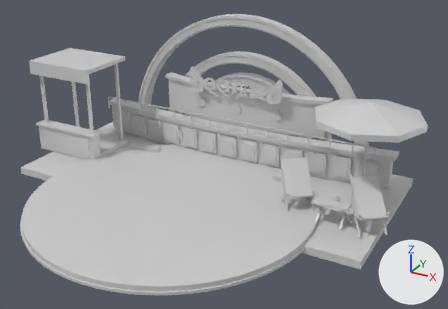
One commit to the glTF model models/white.glb: the scene before it, then after it.
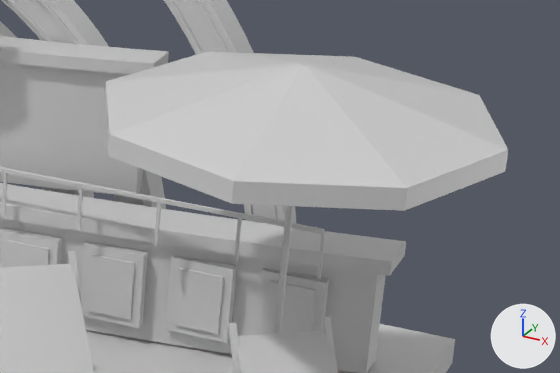
The first picture shows the older version from a camera (50 mm lens) standing at (11.81, -19.21, 11.21) and looking at (1.7, -0.83, 2.02). The close-ups show the older and then the newer version on the part from 64% to 99% of the width and 27% to 61% of the height of that picture. Only the edits that show in the close-ups are written down. Arrows for +X, +Y and +Z are at lower right; the lights stay in place. Where no turn or scale is listed for an object, it has been applied to the vertices. Vertices at exactly the same position are counted once.

The first close-up shows 'A00 vertical arch solid', 'A01 vertical arch solid', 'P03 finite rear apron', 'U02 canopy segment 0', 'U02 canopy segment 4', 'U02 canopy segment 5', 'U02 canopy segment 6', 'U02 canopy segment 7', 'W01 upper curved shell', 'W03 upper coping', 'W04 lower facade', 'W05 lower coping' and 50 more.
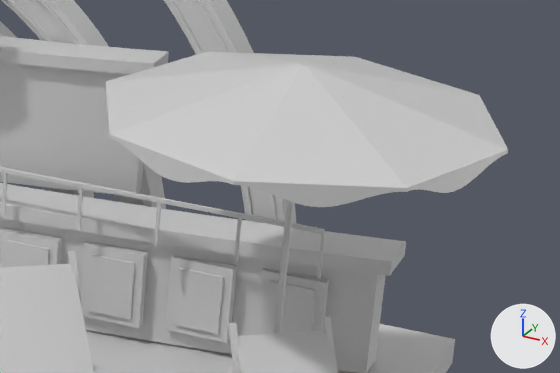
The edits, one by one:
me_canopy_005 is used by ob_u02_canopy_segment_5; location (0.0, 0.0, 0.6).
me_canopy_005 had 10 vertices, 16 faces and spanned x 4.99..6.41, y -0.85..1.15, z 2.91..3.65.
me_canopy_005 now has 102 vertices, 200 faces and spans x 4.99..6.41, y -0.85..1.15, z 2.91..3.65.
me_canopy_005 part 1: 2 vertices moved from x 4.99, y -0.26..-0.25, z 2.91 to x 4.99, y -0.26..-0.25, z 3.1; 2 vertices removed from x 6.4..6.41, y -0.85..-0.83, z 2.91; 94 vertices added at x 5.04..6.41, y -0.85..-0.27, z 2.91..3.13.
me_canopy_006 is used by ob_u02_canopy_segment_6; location (0.0, 0.0, 0.6).
me_canopy_006 had 10 vertices, 16 faces and spanned x 6.39..7.81, y -0.85..1.15, z 2.91..3.65.
me_canopy_006 now has 102 vertices, 200 faces and spans x 6.39..7.81, y -0.85..1.15, z 2.91..3.65.
me_canopy_006 part 2: 2 vertices moved from x 6.39..6.4, y -0.85..-0.83, z 2.91 to x 6.39..6.4, y -0.85..-0.83, z 3.1; 2 vertices removed from x 7.81, y -0.26..-0.25, z 2.91; 94 vertices added at x 6.45..7.81, y -0.83..-0.25, z 2.91..3.13.
me_canopy_007 is used by ob_u02_canopy_segment_7; location (0.0, 0.0, 0.6).
me_canopy_007 had 10 vertices, 16 faces and spanned x 6.4..8.4, y -0.26..1.16, z 2.91..3.65.
me_canopy_007 now has 102 vertices, 200 faces and spans x 6.4..8.4, y -0.26..1.16, z 2.91..3.65.
me_canopy_007 part 3: 2 vertices moved from x 7.8..7.81, y -0.26, z 2.91 to x 7.8..7.81, y -0.26, z 3.1; 2 vertices removed from x 8.38..8.4, y 1.15..1.16, z 2.91; 94 vertices added at x 7.82..8.4, y -0.21..1.16, z 2.91..3.13.

What differs and where, as boxes [x1, y1, x2, y2] in the close-ups (560 x 373 px):
'U02 canopy segment 6', reshaped
    before: [232, 66, 407, 211]
    after: [233, 66, 407, 207]
'U02 canopy segment 5', reshaped (14% shorter)
    before: [108, 65, 303, 204]
    after: [109, 65, 303, 184]
'U02 canopy segment 7', reshaped (12% shorter)
    before: [306, 65, 508, 211]
    after: [306, 65, 508, 193]
part 1 of me_canopy_005, cut back
    before: [108, 138, 234, 204]
    after: [111, 138, 234, 184]
part 2 of me_canopy_006, cut back
    before: [232, 181, 407, 211]
    after: [233, 181, 407, 207]
part 3 of me_canopy_007, cut back
    before: [404, 151, 508, 211]
    after: [407, 151, 508, 193]
